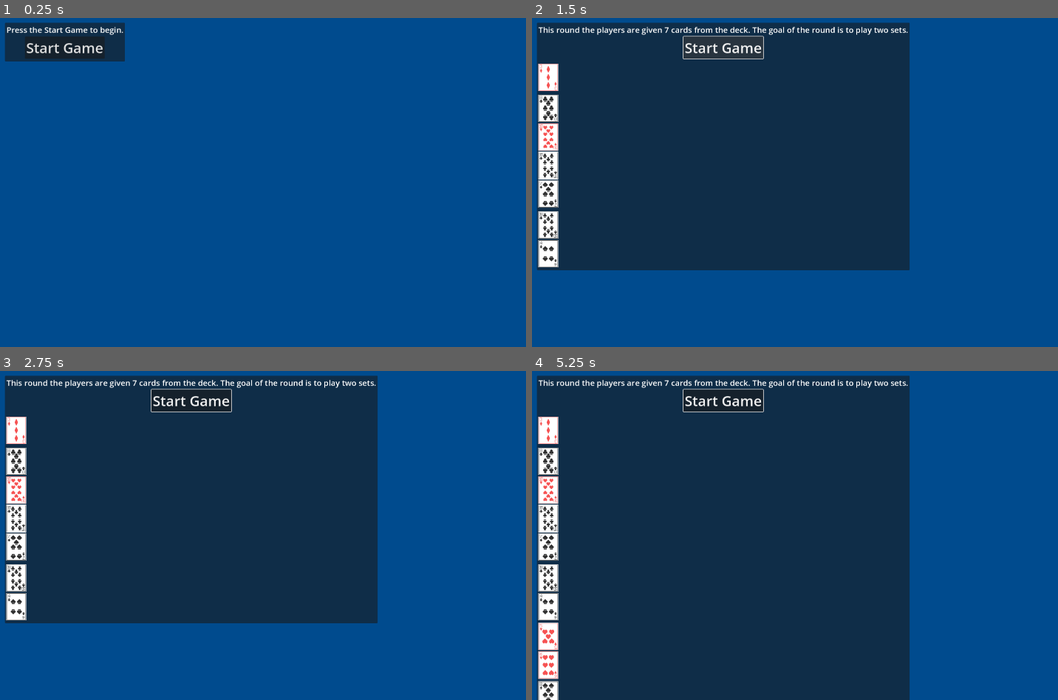
Above: before the commit, frames 1-4 (two rows, left to right).
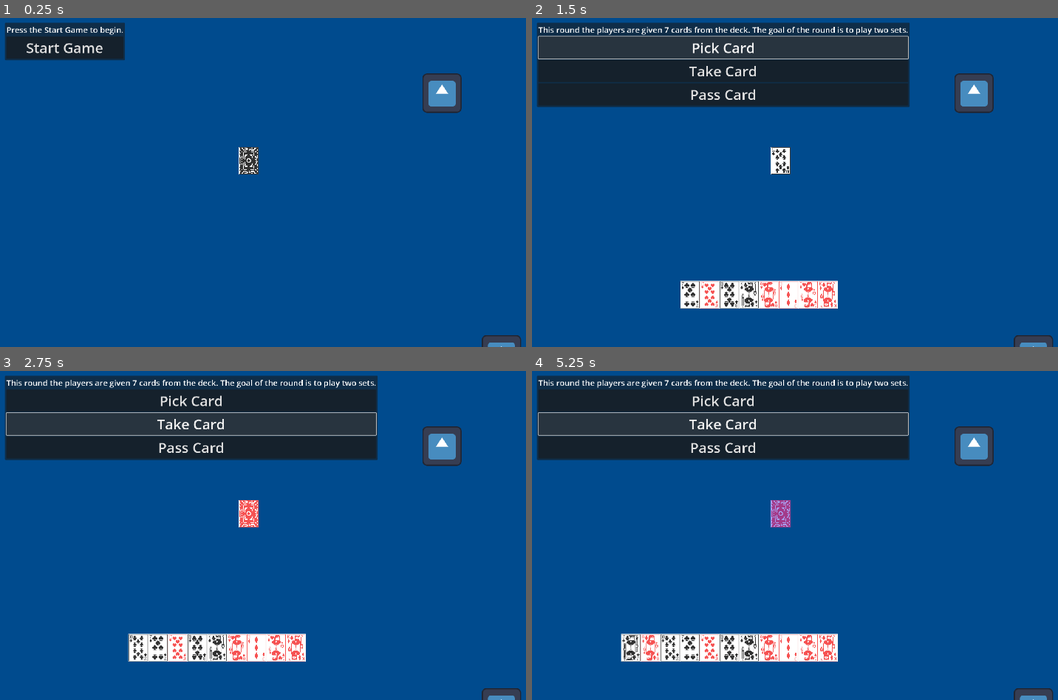
Above: after the commit, the same moments.

Repository: davidzywiec/hot_rum_godot
Game: Godot game, scene res://Scenes/main.tscn
Same seed, same stepped clock (60 frames per second), same inputs: the game is played once before the commit and once after it. The engine's default icon, where the game draws it, is replaced by a stand-in: a white triangle on a blue panel in a dark square.
Inputs (mouse positions are in pixels of both pictures, inside the frame that each line leads up to):
- Up to frame 1 (0.25 s): no input
- Up to frame 2 (1.5 s): click "Start Game" at 0.5 s; click (721, 47) at 1.25 s, where only the run after the commit has a clickable "Pick Card"
- Up to frame 3 (2.75 s): click (189, 423) at 2 s, where only the run after the commit has a clickable "Take Card"
- Up to frame 4 (5.25 s): click (721, 446) at 2.75 s, where only the run after the commit has a clickable "Pass Card"; click (721, 400) at 3.5 s, where only the run before the commit has a clickable "Start Game"; click (721, 400) at 4.25 s, where only the run after the commit has a clickable "Pick Card"; click (721, 423) at 5 s, where only the run after the commit has a clickable "Take Card"

The runs differ from the first frame. In frame 1, 2.2% of the frame differs, in the area x 0-100%, y 2-100%; in frame 2, 52%; in frame 3, 53%; in frame 4, 67%.
Error after the commit: Invalid call. Nonexistent function 'get_card_resource' in base 'Nil'. (res://Scenes/Player/player.gd:41)

Commit message:
Updated with Pick and Pickup

Diff:
--- a/Classes/card.gd
+++ b/Classes/card.gd
@@ -38,7 +38,6 @@
 
 func get_card_resource():
 	var suit_str : String
-	var card_num : String
 	match suit:
 		Suit.spades:
 			suit_str = "S"
@@ -49,16 +48,6 @@
 		Suit.clubs:
 			suit_str = "C"
 
-	match number:
-		1:
-			card_num = "Ace"
-		11:
-			card_num = "Jack"
-		12:
-			card_num = "Queen"
-		13:
-			card_num = "King"
-		_:
-			card_num = str(number)
 
-	return "res://Card Assets/" + card_num + suit_str + ".png"
+
+	return "res://Card Assets/" + str(number) + suit_str + ".png"
--- a/Classes/deck.gd
+++ b/Classes/deck.gd
@@ -31,3 +31,6 @@
 	for x in range(card_cnt):
 		new_hand.append(cards.pop_front())
 	return Hand.new(new_hand)
+
+func deal_card()->Card:
+	return cards.pop_front()
--- a/Classes/hand.gd
+++ b/Classes/hand.gd
@@ -4,3 +4,6 @@
 
 func _init(new_hand):
 	card_array = new_hand
+
+func add_card(new_card : Card):
+	card_array.append(new_card)
--- a/Scenes/GameController/game_controller.gd
+++ b/Scenes/GameController/game_controller.gd
@@ -5,6 +5,12 @@
 @onready var deck = Deck.new()
 @onready var rules_mgr = Rules_Manager.new()
 @onready var game_ui := $"../UIController"
+@onready var deck_area = get_tree().get_first_node_in_group("Deck Area") as Node2D
+@onready var discard_card = get_tree().get_first_node_in_group("Discard Card") as Sprite2D
+@export var default_card : Texture2D
+
+var discard_pile : Array = []
+var current_discard_card : Card
 
 var current_player :int = 0
 var player_count = 0
@@ -17,6 +23,9 @@
 # Called when the node enters the scene tree for the first time.
 func _ready():
 	game_ui.start_game_signal.connect(start_game)
+	game_ui.pick_card_signal.connect(pick_card)
+	game_ui.pass_card_signal.connect(pass_card)
+	game_ui.take_card_signal.connect(take_card)
 
 func start_game():
 	#Display the rules to the user for the round.
@@ -29,6 +38,8 @@
 func start_round():
 	#Deal the cards
 	deal_cards_to_players()
+	current_discard_card = deck.deal_card()
+	set_discard_card(current_discard_card)
 
 
 func deal_cards_to_players():
@@ -36,4 +47,67 @@
 		player.hand = deck.deal_hand(round_card_number[round_index])
 		player_count += 1
 		if player.is_player:
-			player.add_to_ui()
+			player.add_card_to_game(true)
+
+
+func set_discard_card(new_card : Card):
+	if new_card == null:
+		if discard_pile.size() <= 0:
+			discard_card.texture = default_card
+			current_discard_card = null
+		else:
+			discard_card.texture = load(discard_pile[discard_pile.size()-1].get_card_resource())
+			current_discard_card = discard_pile[discard_pile.size()-1]
+
+	else:
+		discard_pile.append(new_card as Card)
+		#Set the discard pile sprite to the last card in the discard_pile deck.
+		discard_card.texture = load(new_card.get_card_resource())
+
+
+func pick_card():
+	#Card is taken off the top of the deck and put to the current players hand
+	var drawn_card = deck.deal_card()
+	send_player_card(drawn_card)
+
+
+func pass_card():
+	print("Pass Card")
+	#next_player()
+	var material = discard_card.material as ShaderMaterial
+	material.set_shader_parameter("apply_outline", true)
+	print(material.get_shader_parameter("apply_outline"))
+
+
+func take_card():
+	var drawn_card = discard_pile.pop_back()
+	#Set the current discard card to null.
+	set_discard_card(null)
+	send_player_card(drawn_card)
+
+
+#Send the player the current card.
+func send_player_card(card :Card):
+	pass
+	#Send the card to the player.
+	players[current_player].get_new_card(card)
+
+
+func next_player():
+	#Increment the current player.
+	current_player += 1
+	#If the current player is greater than the player count, reset the current player to 0.
+	if current_player >= player_count:
+		current_player = 0
+	#If current player is not the user than hide buttons.
+	if !players[current_player].is_player:
+		game_ui.hide_buttons()
+	else:
+		game_ui.show_buttons()
+
+
+#Print the current cards in the discard pile
+func print_discard_pile():
+	print("Discard Pile: " + str(discard_pile.size()) + " cards")
+	for card in discard_pile:
+		print(card)
--- a/Scenes/Player/player.gd
+++ b/Scenes/Player/player.gd
@@ -3,6 +3,8 @@
 @export var is_player : bool = false
 var hand : Hand = null
 var card_scene : PackedScene = preload("res://Scenes/Card/card.tscn")
+@onready var card_area = $CardArea
+var offset = 0
 
 
 # Called when the node enters the scene tree for the first time.
@@ -14,7 +16,30 @@
 func _process(delta):
 	pass
 
-func add_to_ui():
-	var ui = get_tree().get_first_node_in_group("UIController")
-	if ui.has_method("add_cards_to_hand"):
-			ui.add_cards_to_hand(hand.card_array)
+
+func get_new_card(new_card : Card):
+	hand.add_card(new_card)
+	if is_player:
+		add_card_to_game(false)
+
+
+func add_card_to_game(all_cards: bool):
+	#Create an offset incrased for each card
+	if all_cards:
+		#For each card in the hand
+		for card in hand.card_array:
+			#Create an instance of the card
+			var card_sprite = card_scene.instantiate()
+			card_sprite.texture = load(card.get_card_resource())
+			card_sprite.position = Vector2(0,0)
+			card_sprite.position.x += offset
+			offset -= card_sprite.texture.get_width()
+			card_area.add_child(card_sprite)
+	else:
+		#Create an instance of the card
+		var card_sprite = card_scene.instantiate()
+		card_sprite.texture = load(hand.card_array[hand.card_array.size()-1].get_card_resource())
+		card_sprite.position = Vector2(0,0)
+		card_sprite.position.x += offset
+		offset -= card_sprite.texture.get_width()
+		card_area.add_child(card_sprite)
--- a/Scenes/Player/player.tscn
+++ b/Scenes/Player/player.tscn
@@ -1,12 +1,18 @@
-[gd_scene load_steps=3 format=3 uid="uid://b7sg6lhng64lp"]
+[gd_scene load_steps=5 format=3 uid="uid://b7sg6lhng64lp"]
 
 [ext_resource type="Script" path="res://Scenes/Player/player.gd" id="1_sf5t6"]
-[ext_resource type="Texture2D" uid="uid://br2scotpxomsl" path="res://Card Assets/1C.png" id="2_74r74"]
+[ext_resource type="Material" uid="uid://ceeou4j5ku5fl" path="res://Shaders/new_shader_material.tres" id="2_mql4r"]
+[ext_resource type="Texture2D" uid="uid://cwbhdpbma8um4" path="res://icon.svg" id="3_hltib"]
+[ext_resource type="Script" path="res://Scenes/test.gd" id="4_vl826"]
 
 [node name="Player" type="Node2D" groups=["Player"]]
 script = ExtResource("1_sf5t6")
 
-[node name="Sprite2D" type="Sprite2D" parent="."]
-position = Vector2(7.62939e-06, -1)
-scale = Vector2(1.101, 1)
-texture = ExtResource("2_74r74")
+[node name="CardArea" type="Node2D" parent="."]
+position = Vector2(29, 505)
+
+[node name="Icon" type="Sprite2D" parent="."]
+material = ExtResource("2_mql4r")
+position = Vector2(697, 700)
+texture = ExtResource("3_hltib")
+script = ExtResource("4_vl826")
--- a/Scenes/UIController/ui_controller.gd
+++ b/Scenes/UIController/ui_controller.gd
@@ -1,12 +1,24 @@
 extends Control
 
 @onready var long_rule_label : Label = $MarginContainer/PanelContainer/MarginContainer/VBoxContainer2/VBoxContainer/LongRuleText
-@onready var start_button: Button = $MarginContainer/PanelContainer/MarginContainer/VBoxContainer2/VBoxContainer/StartButton
-@onready var card_area : GridContainer = $MarginContainer/PanelContainer/MarginContainer/VBoxContainer2/CardArea
+@onready var start_button: Button = $MarginContainer/PanelContainer/MarginContainer/VBoxContainer2/VBoxContainer/ButtonContainer/StartButton
+@onready var pick_button: Button = $MarginContainer/PanelContainer/MarginContainer/VBoxContainer2/VBoxContainer/ButtonContainer/PickCard
+@onready var pass_button: Button = $MarginContainer/PanelContainer/MarginContainer/VBoxContainer2/VBoxContainer/ButtonContainer/PassCard
+@onready var take_button: Button = $MarginContainer/PanelContainer/MarginContainer/VBoxContainer2/VBoxContainer/ButtonContainer/TakeCard
+@onready var btn_container: VBoxContainer = $MarginContainer/PanelContainer/MarginContainer/VBoxContainer2/VBoxContainer/ButtonContainer
+
+
 signal start_game_signal
+signal pick_card_signal
+signal pass_card_signal
+signal take_card_signal
 
 func _ready():
 	start_button.pressed.connect(start_game)
+	pick_button.pressed.connect(pick_card)
+	pass_button.pressed.connect(pass_card)
+	take_button.pressed.connect(take_card)
+
 
 # Called when the node enters the scene tree for the first time.
 func on_update_label_text(label_text):
@@ -15,11 +27,31 @@
 		return
 	long_rule_label.text = label_text
 
+
 func start_game():
 	emit_signal("start_game_signal")
+	start_button.disabled = true
+	start_button.visible = false
+	pick_button.visible = true
+	pass_button.visible = true
+	take_button.visible = true
 
-func add_cards_to_hand(card_array : Array):
-	for card in card_array:
-		var new_texrect = TextureRect.new()
-		new_texrect.texture = load(card.get_card_resource())
-		card_area.add_child(new_texrect)
+
+func pick_card():
+	emit_signal("pick_card_signal")
+
+
+func pass_card():
+	emit_signal("pass_card_signal")
+
+
+func take_card():
+	emit_signal("take_card_signal")
+
+
+func hide_buttons():
+	btn_container.visible = false
+
+
+func show_buttons():
+	btn_container.visible = true
--- a/Scenes/UIController/ui_controller.tscn
+++ b/Scenes/UIController/ui_controller.tscn
@@ -42,15 +42,30 @@
 layout_mode = 2
 text = "Press the Start Game to begin."
 
-[node name="StartButton" type="Button" parent="MarginContainer/PanelContainer/MarginContainer/VBoxContainer2/VBoxContainer"]
+[node name="ButtonContainer" type="VBoxContainer" parent="MarginContainer/PanelContainer/MarginContainer/VBoxContainer2/VBoxContainer"]
 layout_mode = 2
-size_flags_horizontal = 4
+
+[node name="StartButton" type="Button" parent="MarginContainer/PanelContainer/MarginContainer/VBoxContainer2/VBoxContainer/ButtonContainer"]
+layout_mode = 2
 theme = ExtResource("2_cx87y")
 text = "Start Game"
 icon_alignment = 1
 
-[node name="CardArea" type="GridContainer" parent="MarginContainer/PanelContainer/MarginContainer/VBoxContainer2"]
+[node name="PickCard" type="Button" parent="MarginContainer/PanelContainer/MarginContainer/VBoxContainer2/VBoxContainer/ButtonContainer"]
+visible = false
 layout_mode = 2
+size_flags_vertical = 4
+text = "Pick Card
+"
+icon_alignment = 1
 
-[node name="TextureRect" type="TextureRect" parent="MarginContainer/PanelContainer/MarginContainer/VBoxContainer2/CardArea"]
+[node name="TakeCard" type="Button" parent="MarginContainer/PanelContainer/MarginContainer/VBoxContainer2/VBoxContainer/ButtonContainer"]
+visible = false
 layout_mode = 2
+text = "Take Card"
+icon_alignment = 1
+
+[node name="PassCard" type="Button" parent="MarginContainer/PanelContainer/MarginContainer/VBoxContainer2/VBoxContainer/ButtonContainer"]
+visible = false
+layout_mode = 2
+text = "Pass Card"
--- a/Scenes/main.tscn
+++ b/Scenes/main.tscn
@@ -1,8 +1,11 @@
-[gd_scene load_steps=4 format=3 uid="uid://cqsgsg05othu3"]
+[gd_scene load_steps=7 format=3 uid="uid://cqsgsg05othu3"]
 
 [ext_resource type="PackedScene" uid="uid://cp66ortydxrup" path="res://Scenes/GameController/game_controller.tscn" id="1_5j83b"]
 [ext_resource type="PackedScene" uid="uid://b7sg6lhng64lp" path="res://Scenes/Player/player.tscn" id="2_4cx05"]
 [ext_resource type="PackedScene" uid="uid://cq03h23u2qvym" path="res://Scenes/UIController/ui_controller.tscn" id="3_dbdis"]
+[ext_resource type="Texture2D" uid="uid://jxhr1gp2ue3a" path="res://Card Assets/backR.png" id="3_thi2y"]
+[ext_resource type="Texture2D" uid="uid://cwhpjhho1wqm6" path="res://Card Assets/backB.png" id="4_fu3xk"]
+[ext_resource type="Material" uid="uid://ceeou4j5ku5fl" path="res://Shaders/new_shader_material.tres" id="6_bbmmr"]
 
 [node name="Main" type="Node2D"]
 
@@ -13,10 +16,19 @@
 size_flags_horizontal = 4
 
 [node name="GameController" parent="." instance=ExtResource("1_5j83b")]
+position = Vector2(-905, 86)
+default_card = ExtResource("3_thi2y")
 
 [node name="Player" parent="." instance=ExtResource("2_4cx05")]
-position = Vector2(-824, -459)
+position = Vector2(931, 395)
 is_player = true
 
 [node name="Player2" parent="." instance=ExtResource("2_4cx05")]
 position = Vector2(738, -456)
+
+[node name="Deck Area" type="Node2D" parent="." groups=["Deck Area"]]
+position = Vector2(807, 464)
+
+[node name="DiscardCard" type="Sprite2D" parent="Deck Area" groups=["Discard Card"]]
+material = ExtResource("6_bbmmr")
+texture = ExtResource("4_fu3xk")
--- /dev/null
+++ b/Scenes/test.gd
@@ -0,0 +1,37 @@
+extends Sprite2D
+
+
+var is_highlighted = false
+
+
+# Called when the node enters the scene tree for the first time.
+func _ready():
+	var sprite = self  # Replace with your sprite node path
+	var material = sprite.material
+	if material is ShaderMaterial:
+		print("Shader is applied. Shader code: ", material.shader.code)
+	else:
+		print("Shader is not applied.")
+
+
+# Called every frame. 'delta' is the elapsed time since the previous frame.
+func _process(delta):
+	pass
+
+func _input(event):
+	if event is InputEventMouseButton and event.pressed:
+		var size = self.texture.get_size()
+		var rect = Rect2(global_position - size / 2, size)
+		print(rect)
+		print(event.global_position)
+		if rect.has_point(event.global_position):
+			set_shader_param(!is_highlighted)
+			is_highlighted = !is_highlighted
+
+
+func set_shader_param(new_bool : bool):
+	print(new_bool)
+	var sprite = self  # Replace with your sprite node path
+	var material = sprite.material
+	material.set_shader_parameter("apply_outline", new_bool)
+	print(material.get_shader_parameter("apply_outline"))
--- /dev/null
+++ b/Shaders/new_shader_material.tres
@@ -0,0 +1,9 @@
+[gd_resource type="ShaderMaterial" load_steps=2 format=3 uid="uid://ceeou4j5ku5fl"]
+
+[ext_resource type="Shader" path="res://Shaders/select_shader.gdshader" id="1_abpli"]
+
+[resource]
+resource_local_to_scene = true
+shader = ExtResource("1_abpli")
+shader_parameter/outline_color = Color(0.145098, 0.0901961, 0.858824, 1)
+shader_parameter/apply_outline = false
--- /dev/null
+++ b/Shaders/select_shader.gdshader
@@ -0,0 +1,25 @@
+shader_type canvas_item;
+
+uniform vec4 outline_color : source_color;
+uniform bool apply_outline = false;
+
+void fragment(){
+    vec4 sprite_color = texture(TEXTURE, UV);
+    if (apply_outline) {
+        float size_x = 0.05/float(textureSize(TEXTURE, 0).x);
+        float size_y = 0.05/float(textureSize(TEXTURE, 0).y);
+        float alpha = -7.6 * sprite_color.a;
+        alpha += texture(TEXTURE, UV + vec2(size_x, 0)).a;
+        alpha += texture(TEXTURE, UV + vec2(-size_x, 0)).a;
+        alpha += texture(TEXTURE, UV + vec2(0, size_y)).a;
+        alpha += texture(TEXTURE, UV + vec2(0, -size_y)).a;
+        alpha += texture(TEXTURE, UV + vec2(size_x, size_y)).a;
+        alpha += texture(TEXTURE, UV + vec2(-size_x, size_y)).a;
+        alpha += texture(TEXTURE, UV + vec2(-size_x, -size_y)).a;
+        alpha += texture(TEXTURE, UV + vec2(size_x, -size_y)).a;
+        vec4 final_color = mix(sprite_color, outline_color, clamp(alpha, 0.0, 1.0));
+        COLOR = vec4(final_color.rgb, clamp(abs(alpha) + sprite_color.a, 0.0, 1.0));
+    } else {
+        COLOR = sprite_color;
+    }
+}
--- a/project.godot
+++ b/project.godot
@@ -19,12 +19,14 @@
 
 window/size/viewport_width=1920
 window/size/viewport_height=1080
+window/size/mode=2
 window/size/initial_position_type=2
 window/stretch/mode="viewport"
 window/dpi/allow_hidpi=false
 
 [rendering]
 
+textures/canvas_textures/default_texture_filter=0
 renderer/rendering_method="gl_compatibility"
 renderer/rendering_method.mobile="gl_compatibility"
 environment/defaults/default_clear_color=Color(0, 0.294118, 0.556863, 1)
